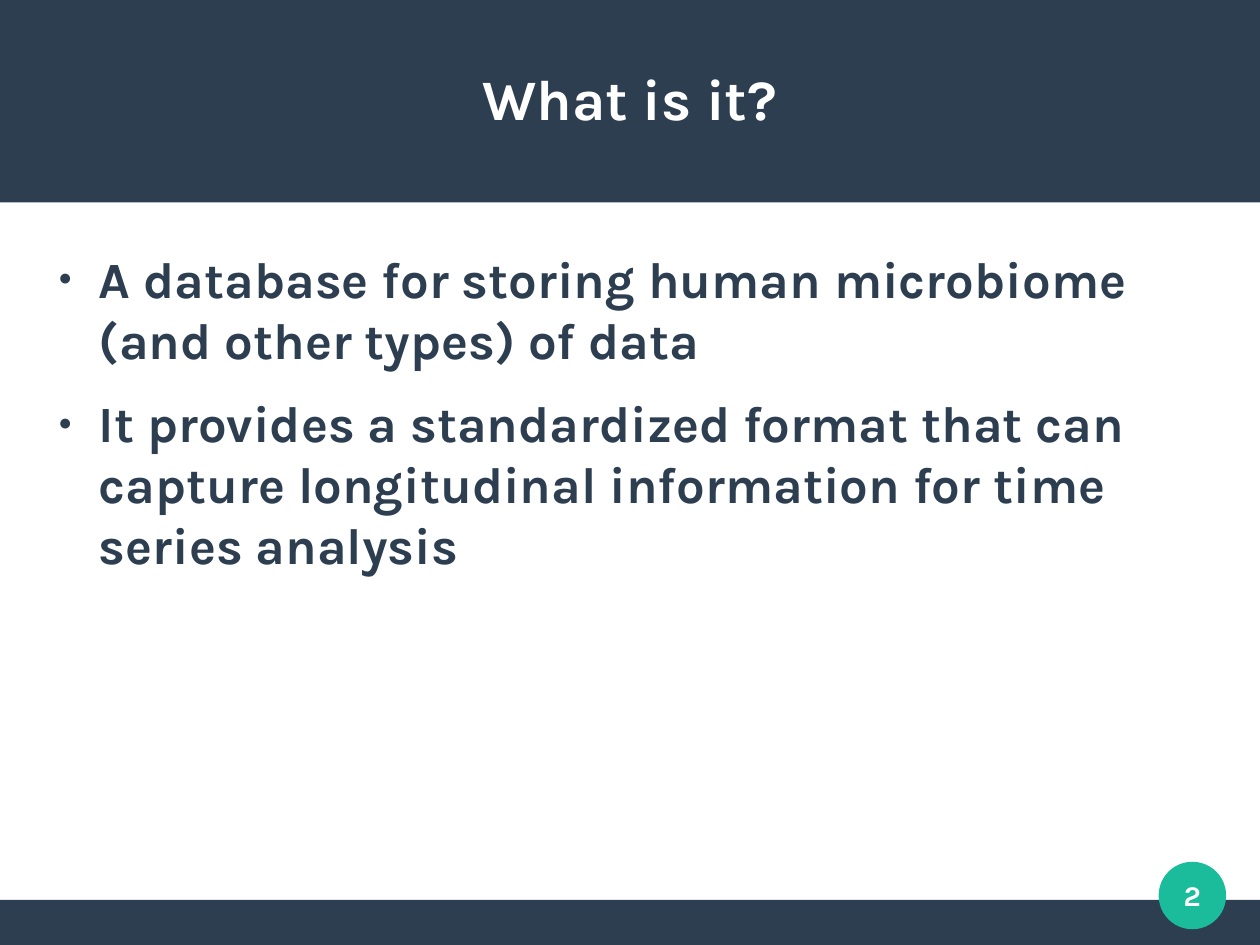
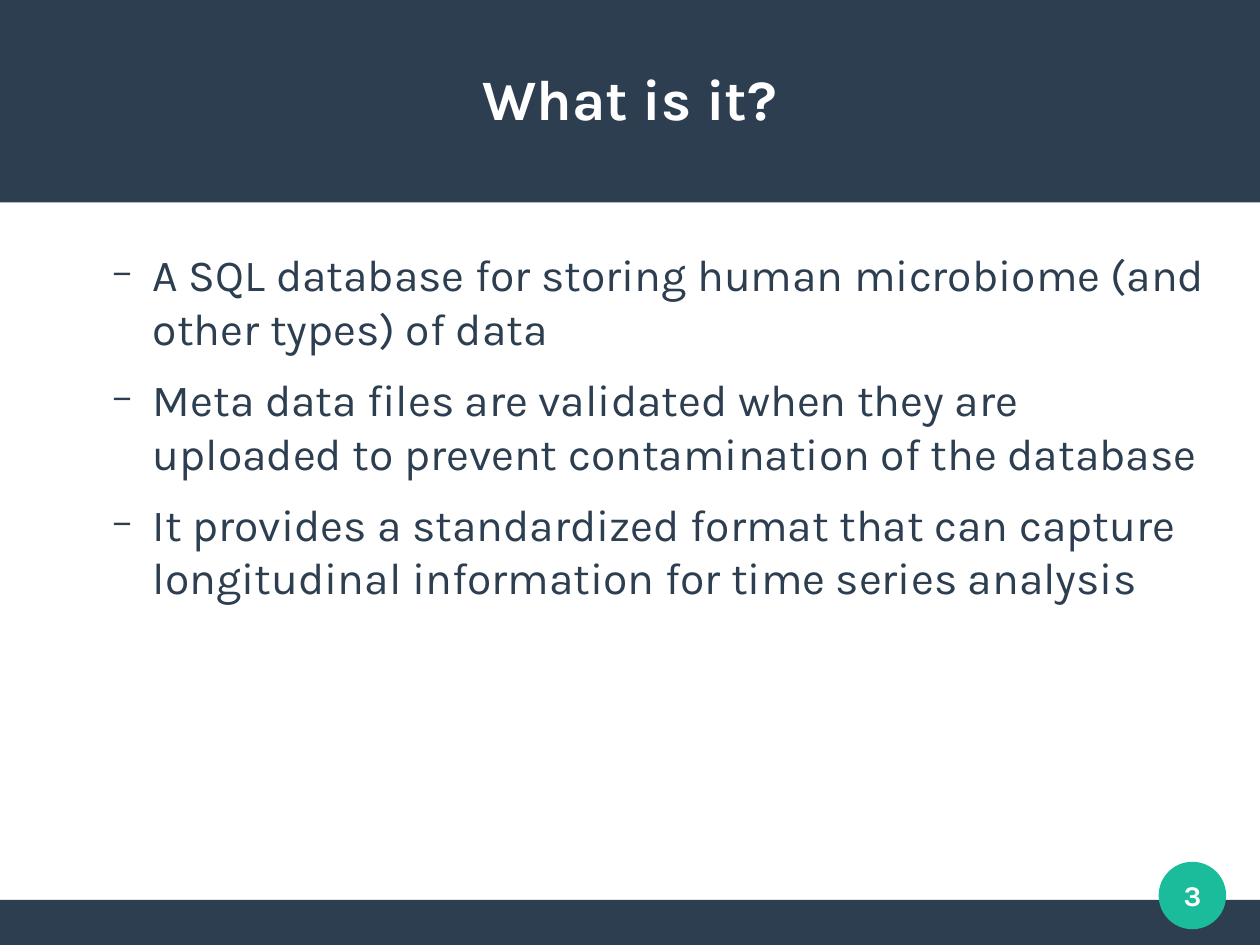
Before and after one commit to clemente-lab/mmeds-meta, a slide deck: slide 3 of sql/mmeds.odp (slide 2 before the commit). Drawn at 1260x945 pixels with LibreOffice and Linux fonts; fonts in the diff are those of the drawing. Boxes give left, top, right and bottom in pixels: in the first picture for what was removed or moved away, otherwise in the second. Text is boxed around its words. In the diff, an @@ line names an element or a change of style, - is before the commit and + after.

```diff
--- a/sql/mmeds.odp
+++ b/sql/mmeds.odp
@@ text at (153,259,1204,481): text changed; size 32 to 28 pt; bold off @@
-● A database for storing human microbiome (and other types) of data
+  − A SQL database for storing human microbiome (and other types) of data
+  − Meta data files are validated when they are uploaded to prevent contamination of the database
@@ text at (153,510,1175,605): size 32 to 28 pt, bold off in "It provides a standardized format that can ..."; bullet ● to −; list level 1 to 2 in "It provides a standardized format ..." @@
@@ page number at (1184,887,1202,907): text changed @@
-2
+3
```
Also in this commit, not shown: 3 other slides changed, 5 slides added, 1 slide removed, 4 other files.
